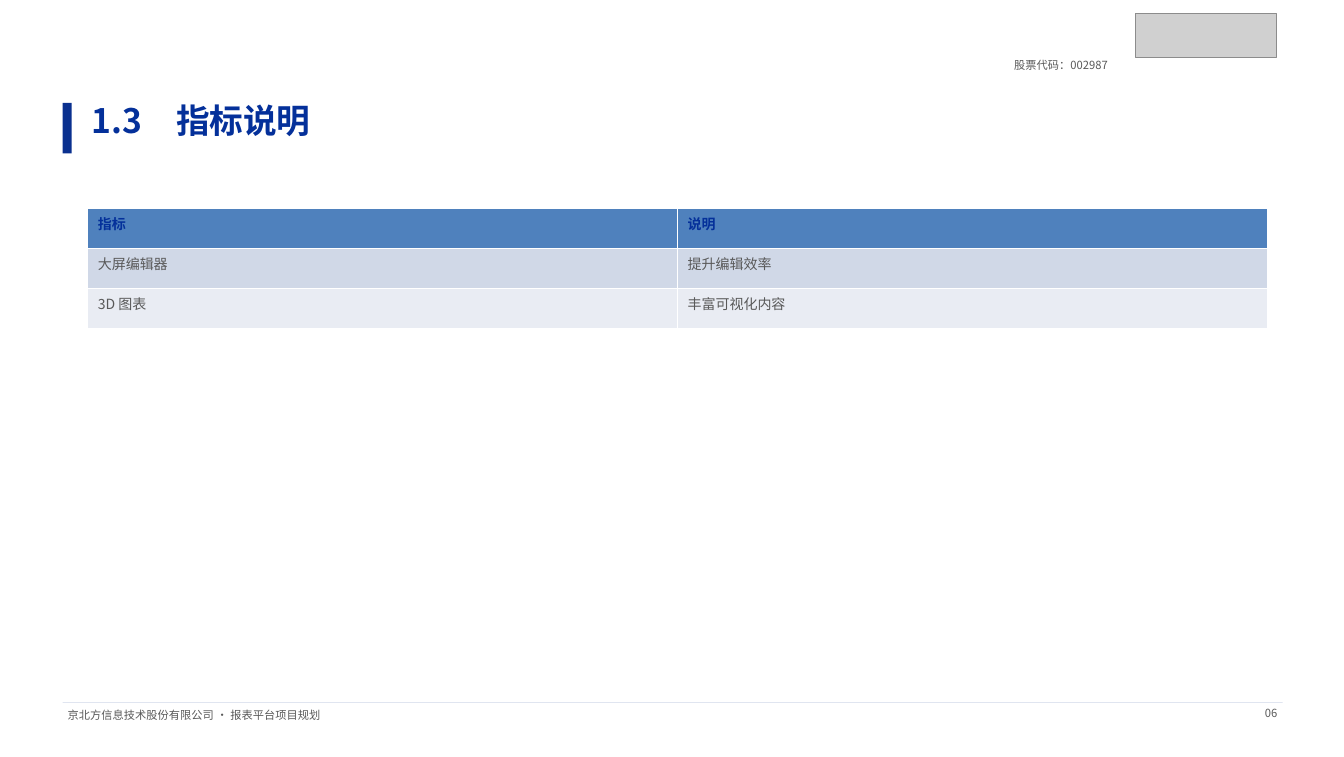
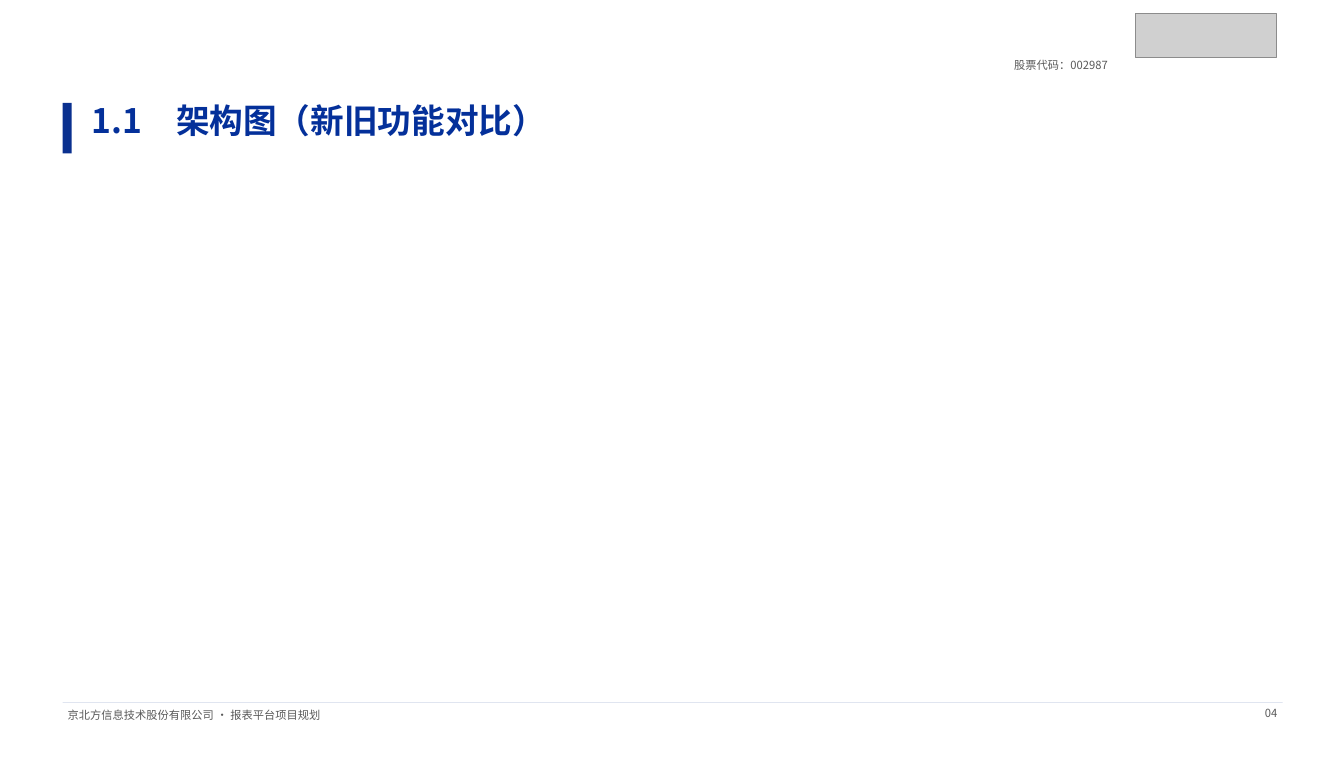
Before and after one commit to Cuiyansong/my-skills, a slide deck: slide 4 of jbf-ppt-skills/examples/sample.pptx (slide 6 before the commit). Drawn at 1344x757 pixels with LibreOffice and Linux fonts; fonts in the diff are those of the drawing; grey boxes stand for pictures. Boxes give left, top, right and bottom in pixels: in the first picture for what was removed or moved away, otherwise in the second. Text is boxed around its words. In the diff, an @@ line names an element or a change of style, - is before the commit and + after.

```diff
--- a/jbf-ppt-skills/examples/sample.pptx
+++ b/jbf-ppt-skills/examples/sample.pptx
@@ text at bbox=[92, 104, 546, 137]: text changed @@
-1.3 指标说明
+1.1 架构图（新旧功能对比）
@@ table removed at bbox=[88, 208, 1266, 329], 3 rows, 2 columns @@
-指标 | 说明
-大屏编辑器 | 提升编辑效率
-3D 图表 | 丰富可视化内容
@@ text at bbox=[1265, 708, 1277, 717]: text changed @@
-06
+04
```
Also in this commit, not shown: 7 other slides changed, 9 slides added, 8 other files.
